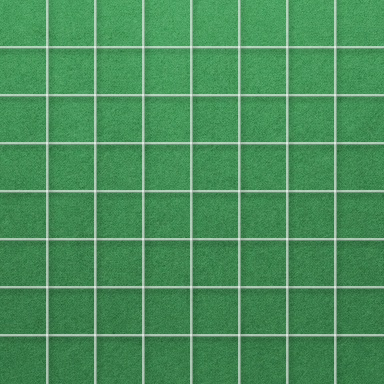
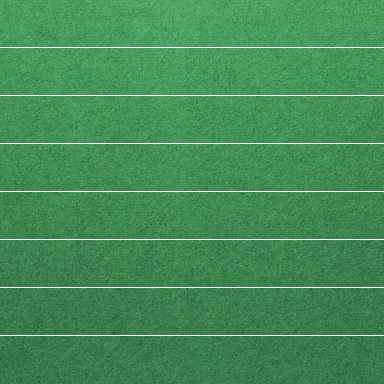
Revision of a layered 384px x 384px image; what changed, layer by layer:
removed layer "vertical" (was 58%) over 46, 0, 337, 384
removed layer "horizontal" (was 58%) over 0, 46, 384, 337
added layer "Shape 1 copy" above "Shape 1" over 0, 191, 384, 336
added layer "Shape 1" above "Layer 1" over 0, 47, 384, 192
